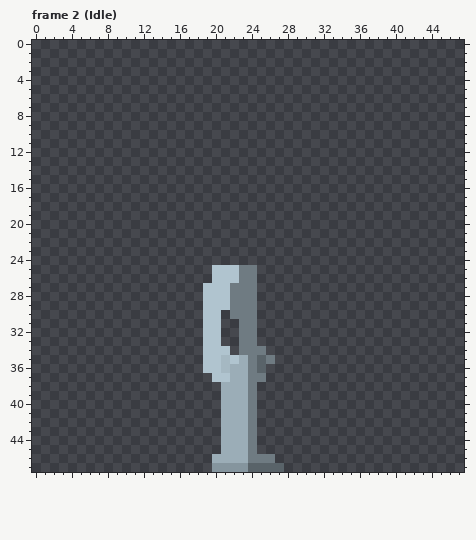
Two states of a pixel-art file, images_src/DefaultBody.aseprite. Above is the file before it was changed.
48x48 pixels, 33 frames. Shown: frame 2 (Idle). The commit also changed other frames, which this record leaves out.
Now the later version:
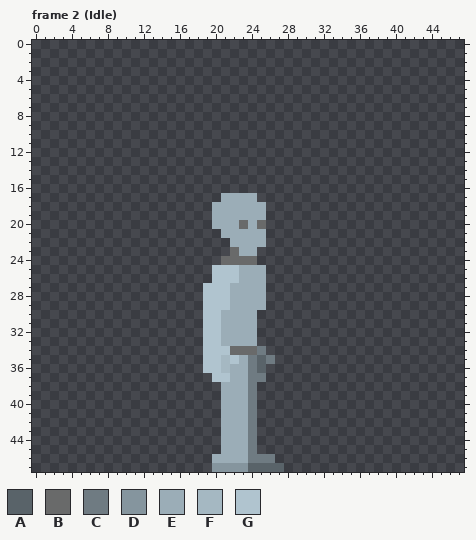
Palette (. is transparent): A #596369  B #696a6a  C #6f7b82  D #85959e  E #9badb7  F #a5b8c2  G #b0c4cf
Diff:
layer "Mid" now shown
Frame 2 (Idle), layer "Mid":
Colour B now appears in row 20 at x 23 and 25; in row 23 at x 22; in row 24 at x 21 to 24; in row 34 at x 22.
The author changed colour C to colour B in row 34 at x 23 to 24.
Colour E now appears in row 17 at x 21 to 24; in rows 18 to 19 at x 20 to 25; in row 20 at x 20 to 22 and 24; in row 21 at x 21 to 25; in row 22 at x 22 to 25; in row 23 at x 23 to 24.
Colour E now appears in rows 25 to 29 at x 25; in row 30 at x 21; in rows 31 to 33 at x 21 to 22.
The author changed colour C to colour E in rows 25 to 26 at x 23 to 24; in rows 27 to 30 at x 22 to 24; in rows 31 to 33 at x 23 to 24.
Where, in picture pixels (left, top, right, bottom), the same in both pictures:
changed: (212, 193, 266, 355)
